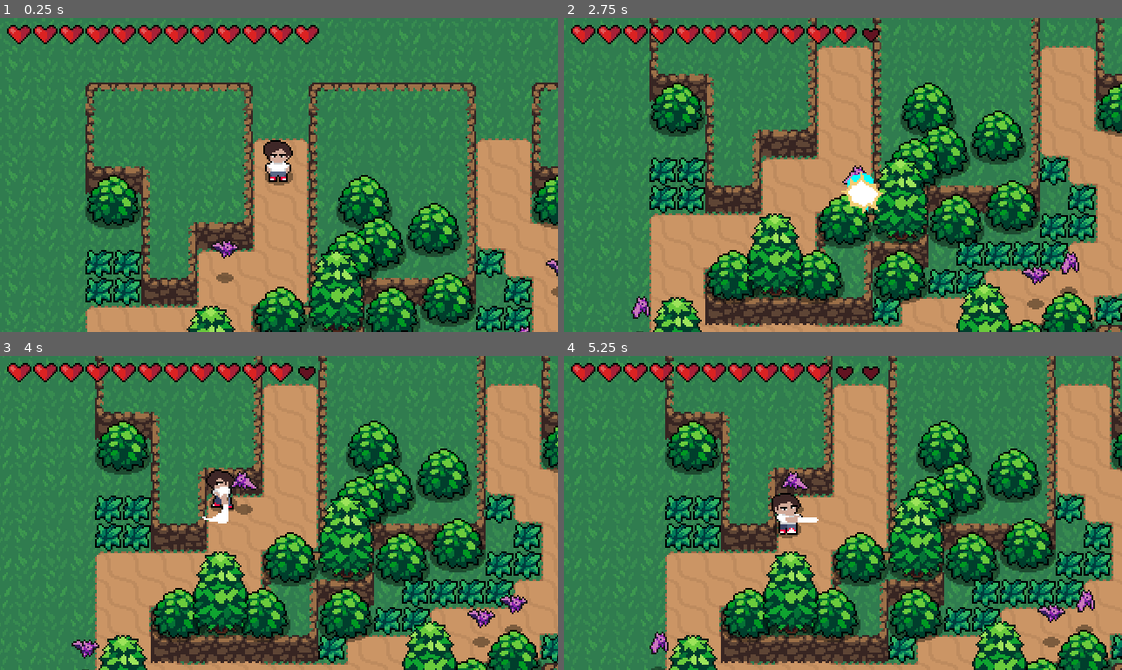
Above: before the commit, frames 1-4 (two rows, left to right).
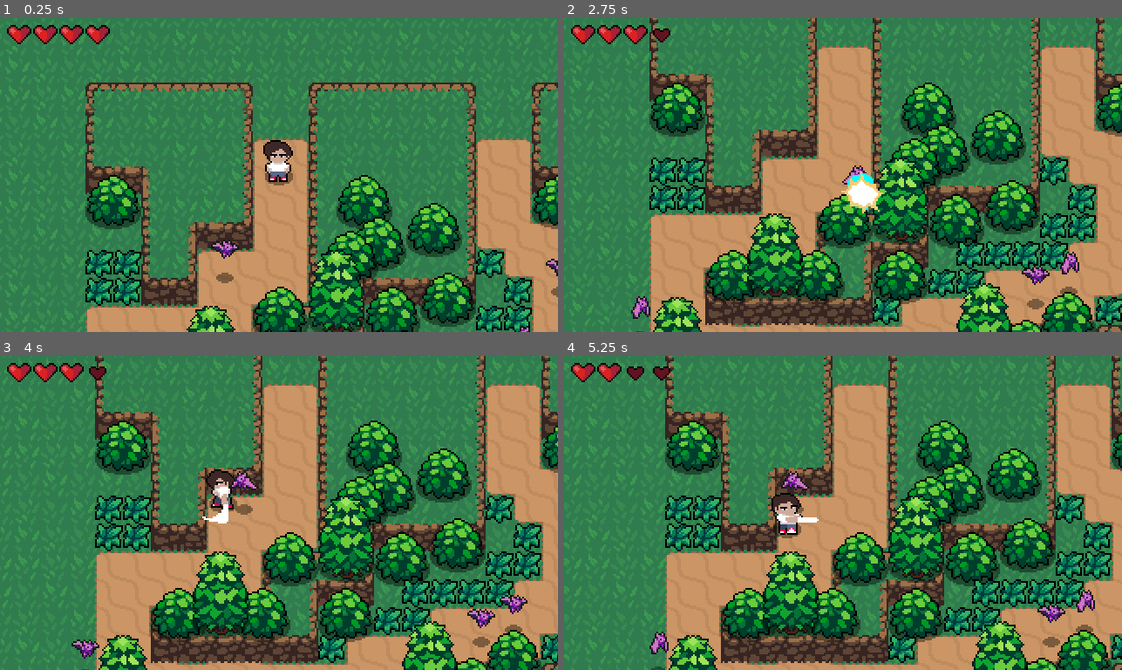
Above: after the commit, the same moments.

Repository: willior/Action_RPG_1
Game: Godot game, scene res://World.tscn
The game is run twice, just before and just after one commit, with the same random seed, the same clock (stepped at 60 frames per second) and the same inputs.
Inputs:
- Up to frame 1 (0.25 s): no input
- Up to frame 2 (2.75 s): hold Right (ui_right) 0.53-1.28 s; tap V (attack) at 0.6, 2.1 s; hold Down (ui_down) 1.28-2.03 s; tap B (roll) at 1.35 s; hold Right (ui_right) from 2.03 s (still down)
- Up to frame 3 (4 s): release Right (ui_right) at 2.78 s; hold Up (ui_up) 2.78-3.53 s; tap B (roll) at 2.85 s; hold Left (ui_left) from 3.53 s (still down); tap V (attack) at 3.6 s
- Up to frame 4 (5.25 s): tap B (roll) at 4.35 s; release Left (ui_left) at 5.03 s; hold Down (ui_down) from 5.03 s (still down); tap V (attack) at 5.1 s

The runs differ from the first frame. In frame 1, 1.4% of the frame differs, in the area x 20-58%, y 2-9%; in frame 2, 1.5%; in frame 3, 1.5%; in frame 4, 1.6%, in the area x 10-57%, y 2-9%.

Commit message:
player stats
beginning work on experience points

Diff:
--- a/assets/Enemies/Bat.tscn
+++ b/assets/Enemies/Bat.tscn
@@ -275,6 +275,7 @@
 shape = SubResource( 9 )
 
 [node name="BatStats" parent="." instance=ExtResource( 4 )]
+max_health = 2
 
 [node name="Hurtbox" parent="." instance=ExtResource( 3 )]
 collision_layer = 8
--- a/assets/Player/Player.gd
+++ b/assets/Player/Player.gd
@@ -94,6 +94,7 @@
 	state = MOVE
 
 func enemy_killed(experience_from_kill):
+	prints(stats.experience, 'current exp')
 	prints(experience_from_kill, "exp gained")
 
 # warning-ignore:unused_argument
--- /dev/null
+++ b/assets/Player/PlayerStats.gd
@@ -0,0 +1,16 @@
+extends Node
+
+
+# Declare member variables here. Examples:
+# var a = 2
+# var b = "text"
+
+
+# Called when the node enters the scene tree for the first time.
+func _ready():
+	pass # Replace with function body.
+
+
+# Called every frame. 'delta' is the elapsed time since the previous frame.
+#func _process(delta):
+#	pass
--- a/assets/Player/PlayerStats.tscn
+++ b/assets/Player/PlayerStats.tscn
@@ -1,6 +1,36 @@
-[gd_scene load_steps=2 format=2]
+[gd_scene load_steps=3 format=2]
 
 [ext_resource path="res://assets/Stats.tscn" type="PackedScene" id=1]
 
+[sub_resource type="GDScript" id=1]
+script/source = "extends Node
+
+export(int) var max_health = 4 setget set_max_health
+var health = max_health setget set_health
+
+var level = 1
+var experience = 0
+var experience_required = 200
+
+signal no_health
+signal health_changed(value)
+signal max_health_changed(value)
+
+func set_max_health(value):
+	max_health = value
+	self.health = min(health, max_health)
+	emit_signal(\"max_health_changed\", max_health)
+
+func set_health(value):
+	health = value
+	health = clamp(value, 0, max_health)
+	emit_signal(\"health_changed\", health) # every time the health is set, emits a signal \"health_changed\" along with an argument, our new health value
+	if health <= 0:
+		emit_signal(\"no_health\")
+
+func _ready():
+	self.health = max_health
+"
+
 [node name="PlayerStats" instance=ExtResource( 1 )]
-max_health = 12
+script = SubResource( 1 )
